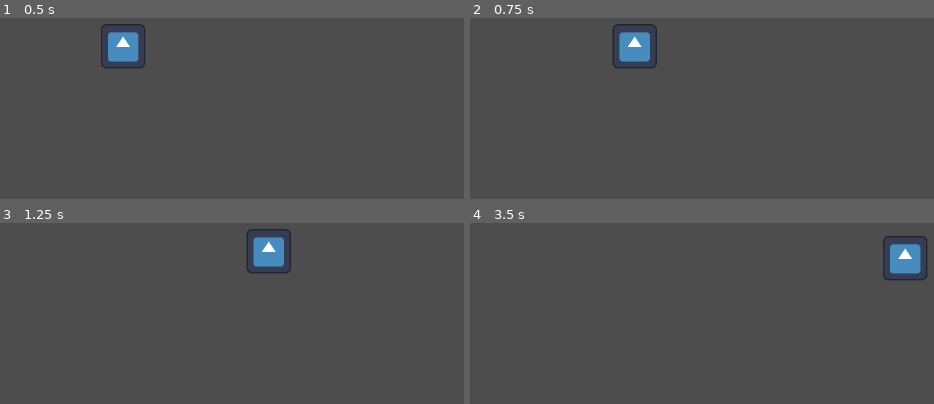
Above: before the commit, frames 1-4 (two rows, left to right).
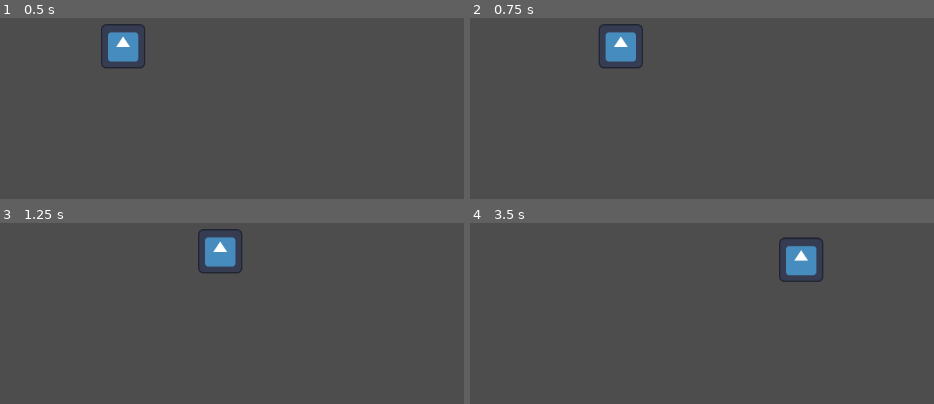
Above: after the commit, the same moments.

Repository: juliencongras/Godot-shmup
Game: Godot game, scene res://Main/main.tscn
Two runs of this game, one before a commit and one after it. Both use one fixed random seed, a clock stepped at 60 frames per second and the inputs below. The engine's default icon, where the game draws it, is replaced by a stand-in: a white triangle on a blue panel in a dark square.
Inputs:
- Up to frame 1 (0.5 s): no input
- Up to frame 2 (0.75 s): tap Enter at 0.5 s; hold Right (Right) from 0.53 s (still down); hold Shift (Focus) from 0.53 s (still down)
- Up to frame 3 (1.25 s): keep holding Right (Right); keep holding Shift (Focus)
- Up to frame 4 (3.5 s): release Right (Right) at 1.28 s; release Shift (Focus) at 1.28 s; hold Down (Down) 1.28-2.03 s; tap Shift (Focus) at 1.35, 2.85 s; hold Right (Right) 2.03-2.78 s; hold Shift (Focus) 2.03-2.78 s; hold Up (Up) from 2.78 s (still down)

Frame 1 is identical in both runs. In frame 2, 1.4% of the frame differs, in the area x 27-41%, y 3-28%; in frame 3, 2.8%; in frame 4, 2.9%, in the area x 66-99%, y 7-33%.

Commit message:
Focus mode added to player

Diff:
--- a/Player/player.gd
+++ b/Player/player.gd
@@ -20,4 +20,7 @@
 	velocity.x = horizontalSpeed * horizontalDirection
 	velocity.y = verticalSpeed * verticalDirection
 
+	if Input.is_action_pressed("Focus"):
+		velocity /= 2
+
 	move_and_slide()
--- a/Player/player.tscn
+++ b/Player/player.tscn
@@ -6,8 +6,8 @@
 [node name="Player" type="CharacterBody2D"]
 motion_mode = 1
 script = ExtResource("1_exqps")
-horizontalSpeed = 300
-verticalSpeed = 200
+horizontalSpeed = 400
+verticalSpeed = 250
 
 [node name="Sprite2D" type="Sprite2D" parent="."]
 scale = Vector2(0.5, 0.5)
